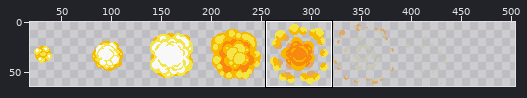
Sprite sheet: gfx/explosion.png. Above: a wide view before the commit, with the close-up outlined.
Close-up. The starting point:
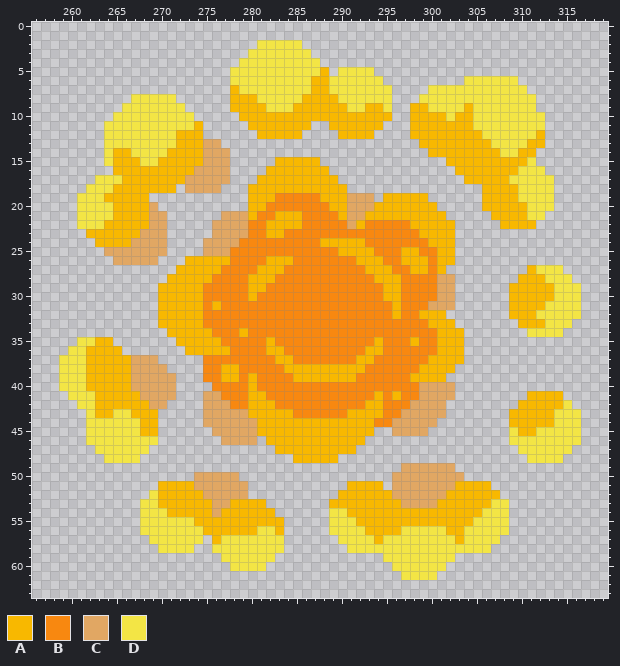
The file is 512x64 pixels. Shown: x 256..319, y 0..63. The wide view leaves out empty margins. The commit also changed other parts of the picture, which this record leaves out.
Palette (. is transparent): A #f8b800  B #f88810  C #e1a763  D #f3e545
Pixels before, first column x 259:
 2 ......................DDDDD...............................
 3 .....................DDDDDDD..............................
 4 ....................DDDDDDDDD.............................
 5 ...................DDDDDDDDDDA.DDDD.......................
 6 ...................DDDDDDDDDAADDDDDD.........DDDDDD.......
 7 ...................ADDDDDDDDAADDDDDDD....DDDDDDDDDDD......
 8 ........DDDDD......AAADDDDDAAAADDDDDD...DDDDDDDDDDDDD.....
 9 .......DDDDDDD.....AAAADDDAAAAAADDAAD..AADDDDADDDDDDD.....
10 ......DDDDDDDDD.....AAAAAAAAAAAAAAAAA..AAAADAADDDDDDDD....
11 .....DDDDDDDDDDA.....AAAAAAA..AAAAAA...AAAAAAADDDDDDDD....
12 .....DDDDDDDDAAA......AAAAA....AAAA....AAAAAAAADDDDDDA....
13 .....DDDDDDDDAAACC......................AAAAAAAADDDDAA....
14 .....DAADDDDAAAACCC......................AAAAAAAADDAA.....
15 .....DAAADDAAAAACCC.....AAAAA..............AAAAAAAAAD.....
16 ......AAAAAAAAACCCC....AAAAAAA..............AAAAAAADDD....
17 ....DDDAAAAAAACCCCC...AAAAAAAAA..............AAAAADDDDD...
18 ...DDDAAAAAAA.CCCC...AAAAAAAAAAA...............AAAADDDD...
19 ..DDDAAAAA...........AAABBBBBAAACCC.AAAAA......AAAADDDD...
20 ..DDDDAAAAC..........AABBBBBBBAACCCAAAAAAA.....AAAAADDD...
21 ..DDDDAAAACC......CCCABBAAABBBBACCAAAAAAAAA.....AAAADD....
22 ..DDDAAAAACC.....CCCCBBAAAABBBBBCABBBBBAAAAA.....AAAA.....
23 ...AAAAAACCC.....CCCCBBAABBBBBBBBBBBBBBBAAAA..............
24 ....AAAACCCC....CCCCBBBBBBBBBAAAAABBBBBBBAAA..............
25 .....CCCCCCC....CCCBBBBBBBBBBBBAAAABBBAABBAA..............
26 ......CCCCC...AAAAABBBBAAABBBBBBBAAABBAAABAA..............
27 .............AAAAABBBBAAABBBBBBBBBAAABBAABA.........ADDD..
28 ............AAAAABBBBAAABBBBBBBBBBBAAABBBBCC.......AAADDD.
29 ...........AAAAABBBBBAABBBBBBBBBBBBBAABBBBCC......AAAAADDD
30 ...........AAAAABBBBBABBBBBBBBBBBBBBAABBBBCC......AAAAADDD
31 ...........AAAAABABBBBBBBBBBBBBBBBBBBABBBCCC......AAAADDDD
32 ...........AAAAABBBBBBBBBBBBBBBBBBBBBABBAAA.......AAADDDDD
33 ...........AAAAABBBBBBBBBBBBBBBBBBBBBBBBBAAA.......AAADDD.
34 ............AAAAABBBABBBBBBBBBBBBBBBBBBBBBAAA.......DDDD..
35 ..DDAA.......AAAAABBBBBABBBBBBBBBBBABBBABBAAA.............
36 .DDAAAA.......AAAAABBBBAABBBBBBBBBAABBBBBBAAA.............
37 DDDAAAAACCC.....BBBBBBBBAABBBBBBBAABBBBBBAAAA.............
38 DDDAAAAACCCC....BBAABBBBBAAAAAAAAABBBBBBAAAA..............
39 DDDAAAAACCCCC...BBAABABBBBAAAAAAABBBBBBAAAA...............
40 DDDAAAAACCCCC....BBBBABBBBBBBBBBBBBBBBBBCCCC..............
41 .DDDAAAAACCCC...CCBBBAABBBBBBBBBBBBABABBCCCC........AAAA..
42 ..DDAAAAAACC....CCCBBAAABBBBBBBBBBAABBBCCCC........AAAAAD.
43 ...DAADDAAA.....CCCCCAAAAABBBBBBAAAABBCCCCC.......AAAAADDD
44 ...DDDDDDAA.....CCCCCCAAAAAAAAAAAAABBCCCCC........AAAAADDD
45 ...DDDDDDAA......CCCCCAAAAAAAAAAAAA..CCCC.........DAADDDDD
46 ...DDDDDDDD.......CCCC.AAAAAAAAAAA................DDDDDDDD
47 ....DDDDDD..............AAAAAAAAA..................DDDDDD.
48 .....DDDD.................AAAAA.....................DDDD..
49 ......................................CCCCCC..............
50 ...............CCCCC.................CCCCCCCC.............
51 ...........AAAACCCCCC...........AAAA.CCCCCCCAAAA..........
52 ..........DAAAAACCCCC..........AAAAAACCCCCCAAAAAA.........
53 .........DDAAAAAACCAAAA.......AAAAAAAACCCCAAAAAADD........
54 .........DDDAAAAACAAAAAA......DDAAAAAAAAAAAAAAADDD........
55 .........DDDDDDAAAAAAAAAA.....DDDAAAAAAAAAAAAADDDD........
56 .........DDDDDDDAAAAAADDA.....DDDDAAAADDDDDAADDDDD........
57 ..........DDDDDD.ADDDDDDD......DDDDADDDDDDDDADDDD.........
58 ...........DDDD..DDDDDDDD.......DDDDDDDDDDDDDDDD..........
59 ..................DDDDDD............DDDDDDDD..............
60 ...................DDDD..............DDDDDD...............
61 ......................................DDDD................
Once edited:
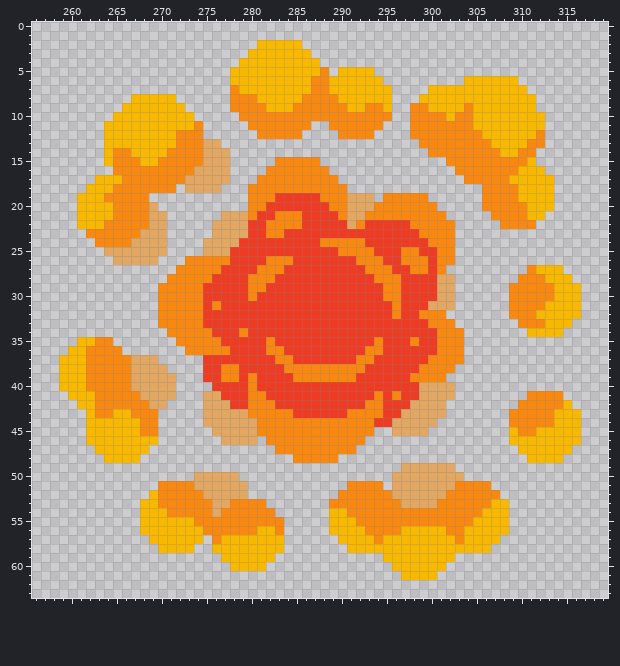
From old to new:
{"colour":"A","old":"#f8b800","new":"#f88810"}
{"colour":"B","old":"#f88810","new":"#ee3b23"}
{"colour":"D","old":"#f3e545","new":"#f8b800"}
